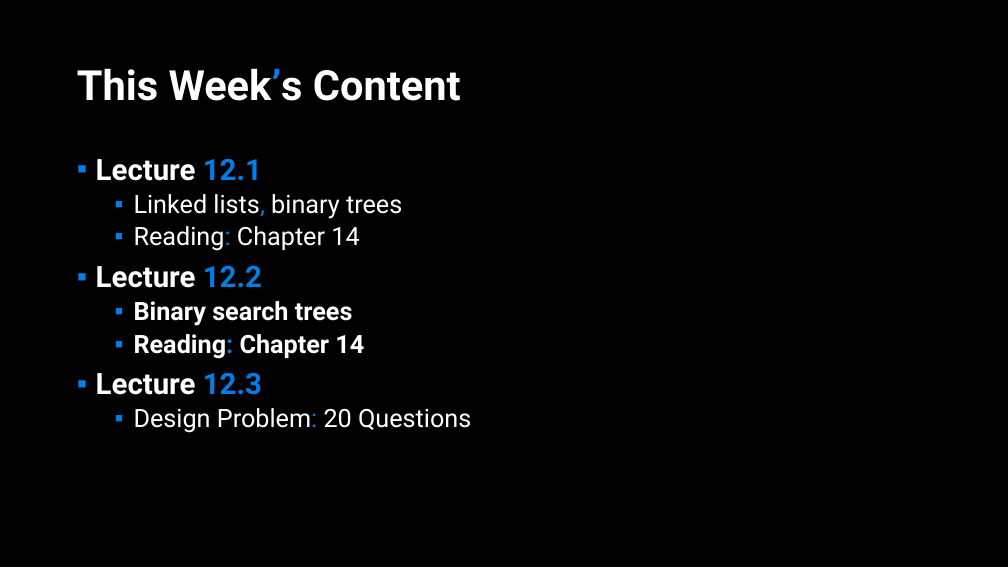
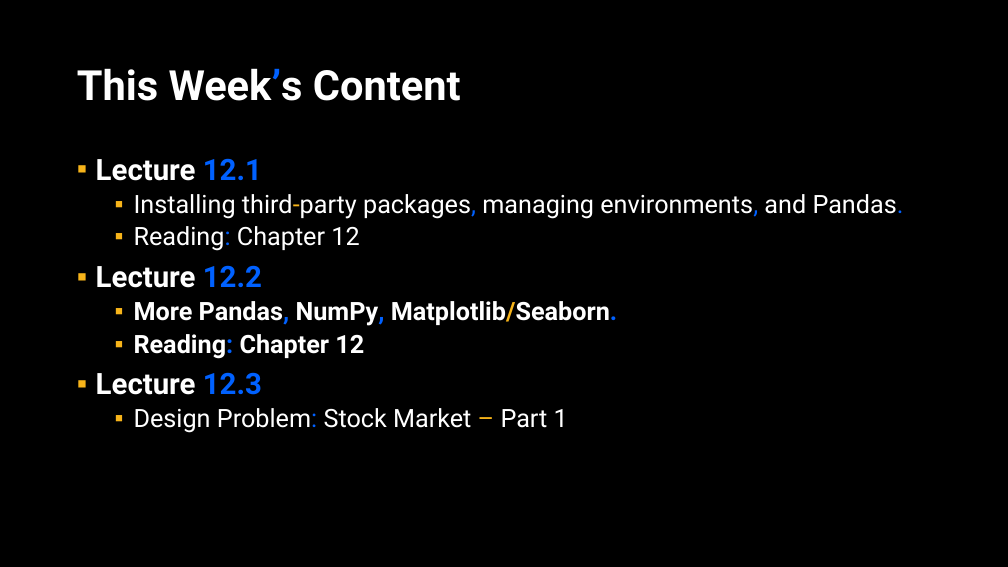
Before and after one commit to APS106/APS106-winter-2024-kinsella-goodfellow, a slide deck: slide 2 of lectures/week12/lecture2/slides/week12_lecture2.pptx. Drawn at 1008x567 pixels with LibreOffice and Linux fonts; fonts in the diff are those of the drawing; background and template pictures are left out. Boxes give left, top, right and bottom in pixels: in the first picture for what was removed or moved away, otherwise in the second. Text is boxed around its words. In the diff, an @@ line names an element or a change of style, - is before the commit and + after.

```diff
--- a/lectures/week12/lecture2/slides/week12_lecture2.pptx
+++ b/lectures/week12/lecture2/slides/week12_lecture2.pptx
@@ title "This Week’s Content" at bbox=[77, 68, 461, 101]: text colour #017EE5 to #0061FF in "Week’s" @@
@@ text at bbox=[96, 158, 262, 395]: text colour #017EE5 to #0061FF in "12.1", "12.2", "12.3"; bullet colour #007EE5 to #F7B41A @@
@@ text at bbox=[134, 194, 904, 251]: text changed @@
-  ▪ Linked lists, binary trees
-  ▪ Reading: Chapter 14
+  ▪ Installing third-party packages, managing environments, and Pandas.
+  ▪ Reading: Chapter 12
@@ text at bbox=[134, 301, 617, 359]: text changed @@
-  ▪ Binary search trees
-  ▪ Reading: Chapter 14
+  ▪ More Pandas, NumPy, Matplotlib/Seaborn.
+  ▪ Reading: Chapter 12
@@ text at bbox=[134, 408, 568, 433]: text changed @@
-  ▪ Design Problem: 20 Questions
+  ▪ Design Problem: Stock Market – Part 1
```
Also in this commit, not shown: 2 other slides changed, 1 slide added, 152 slides removed, 7 other files.
